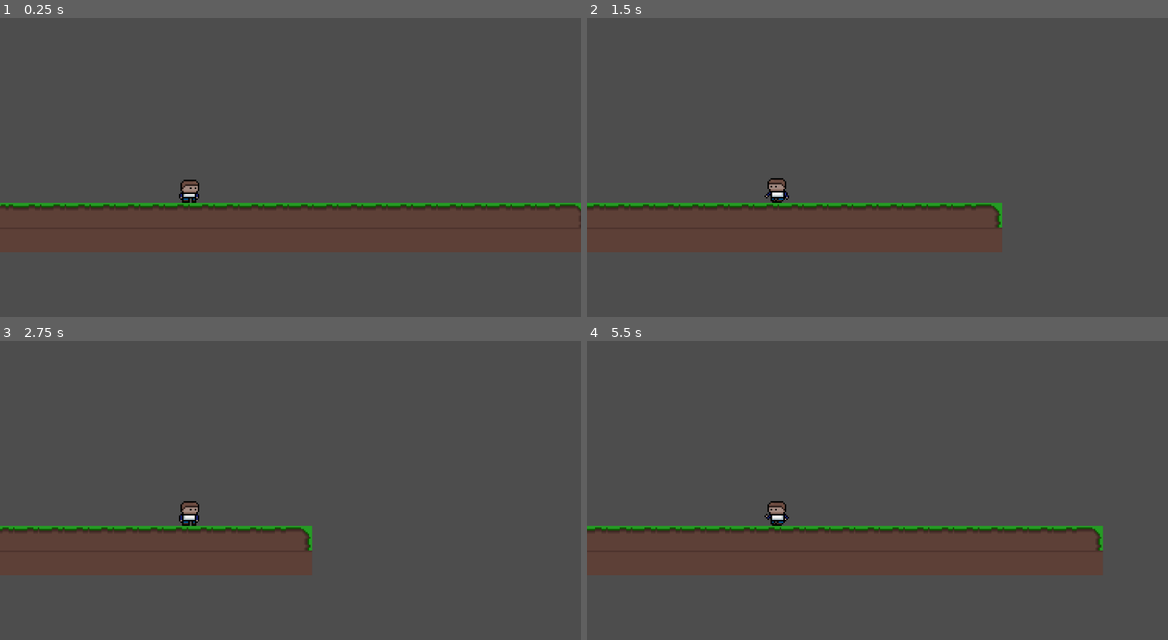
Above: before the commit, frames 1-4 (two rows, left to right).
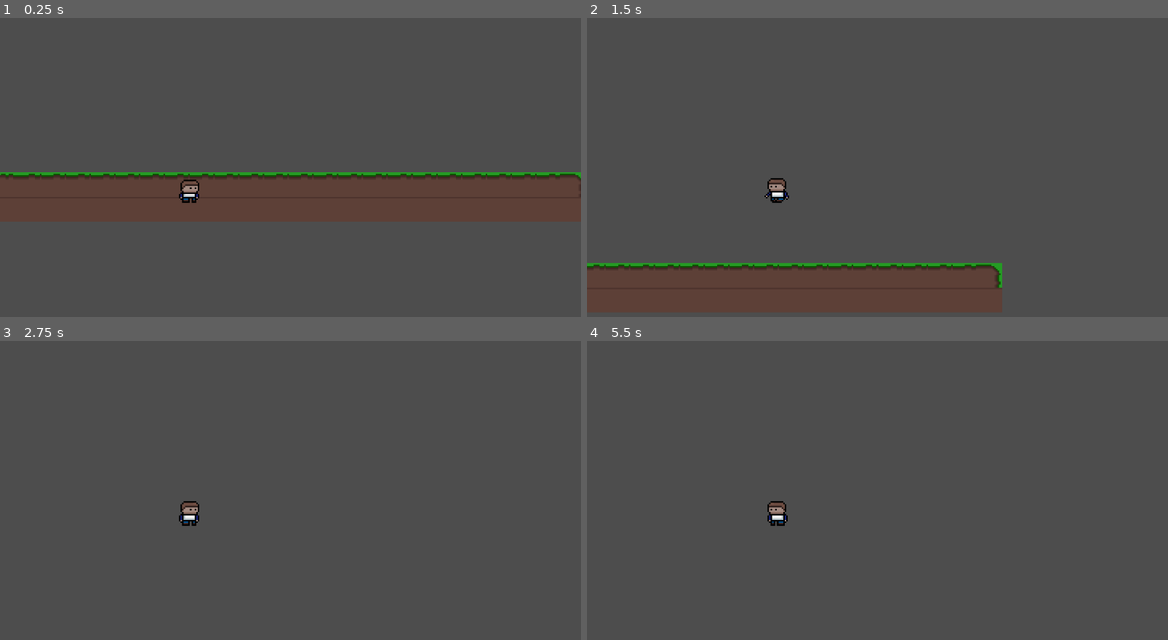
Above: after the commit, the same moments.

Repository: Potatog8/late-for-school
Game: Godot game, scene res://game.tscn
Two runs of this game, one before a commit and one after it. Both use one fixed random seed, a clock stepped at 60 frames per second and the inputs below.
Inputs:
- Up to frame 1 (0.25 s): no input
- Up to frame 2 (1.5 s): hold D (right) 0.53-1.28 s; hold Shift (run) 0.53-1.28 s; tap Space (jump) at 0.77, 0.8, 1.07, 1.35 s; hold A (left) from 1.28 s (still down)
- Up to frame 3 (2.75 s): tap Space (jump) at 1.52, 1.82, 2.3 s; tap Shift (run) at 1.55 s; release A (left) at 2.03 s; hold D (right) from 2.03 s (still down); hold Shift (run) from 2.03 s (still down)
- Up to frame 4 (5.5 s): release Shift (run) at 2.78 s; tap Shift (run) at 2.85, 4.35 s; tap Space (jump) at 3.02, 3.32, 4.52, 4.82, 5.3 s; release D (right) at 3.53 s; hold Space (jump) 3.53-4.28 s; hold A (left) from 3.53 s (still down); hold Shift (run) from 5.03 s (still down)

The runs differ from the first frame. In frame 1, 5.4% of the frame differs, in the area x 0-100%, y 51-71%; in frame 2, 4.4%; in frame 3, 1.7%; in frame 4, 2.8%.

Commit message:
Added gravity and jumping
Player can now jump but there are no restrictions to how many time they can jump in the air yet since the ground has no collision still. I also added gravity so the player is constantly falling unless they jump. One problem I think I'll have is since my code updates gravity every frame to give the effect it's getting stronger, if a player falls into a pit then the gravity will just instantly suck them to the bottom. I can probably prevent this by capping gravity.

Diff:
--- a/player.gd
+++ b/player.gd
@@ -2,55 +2,75 @@
 
 @export var speed = 85
 @export var speedMultiplier = 2.0
+@export var gravity = 10
+@export var jumpspeed = 400
 
-var last_direction := Vector2(1,0)
+var last_direction = 1
 
 func _physics_process(_delta: float) -> void:
-	var direction
+
+	var direction : Vector2
+
+	if Input.is_action_just_pressed("jump"):
+		velocity.y = -jumpspeed
+	else:
+		direction.y = gravity
+
 	if Input.is_action_pressed("left"):
-		direction = Vector2(-1, 0)
+		direction.x = -1
 	elif Input.is_action_pressed("right"):
-		direction = Vector2(1, 0)
+		direction.x = 1
 	else:
-		direction = Vector2(0,0)
+		direction.x = 0
 
 	if Input.is_action_pressed("run"):
-		velocity = direction * (speed * speedMultiplier)
+		velocity.x = direction.x * (speed * speedMultiplier)
 	else:
-		velocity = direction * speed
+		velocity.x = direction.x * speed
+
+	velocity.y += gravity
 
 	move_and_slide()
+	if Input.is_action_pressed("jump"):
+		jump_anim(last_direction)
 
-	if Input.is_action_pressed("run") and direction.length() > 0:
-		last_direction = direction
-		run_anim(direction)
-	elif direction.length() > 0:
-		last_direction = direction
-		walk_anim(direction)
+	elif Input.is_action_pressed("run") and direction.length() > 0:
+		last_direction = direction.x
+		run_anim(direction.x)
+	elif abs(direction.x) > 0:
+		last_direction = direction.x
+		walk_anim(direction.x)
 	else:
 		idle_anim(last_direction)
 
+func jump_anim(direction):
+	if direction < 0:
+		$PlayerAnimation.flip_h = true
+		$PlayerAnimation.play("jump")
+	if direction > 0:
+		$PlayerAnimation.flip_h = false
+		$PlayerAnimation.play("jump")
 
 func run_anim(direction):
-	if direction.x < 0:
+	if direction < 0:
 		$PlayerAnimation.flip_h = true
 		$PlayerAnimation.play("run")
-	if direction.x > 0:
+	if direction > 0:
 		$PlayerAnimation.flip_h = false
 		$PlayerAnimation.play("run")
 
 func walk_anim(direction):
-	if direction.x < 0:
+	if direction < 0:
 		$PlayerAnimation.flip_h = true
 		$PlayerAnimation.play("walk")
-	if direction.x > 0:
+	if direction > 0:
 		$PlayerAnimation.flip_h = false
 		$PlayerAnimation.play("walk")
 
 func idle_anim(direction):
-	if direction.x < 0:
+	if direction < 0:
 		$PlayerAnimation.flip_h = true
 		$PlayerAnimation.play("idle")
-	if direction.x > 0:
+	if direction > 0:
 		$PlayerAnimation.flip_h = false
 		$PlayerAnimation.play("idle")
